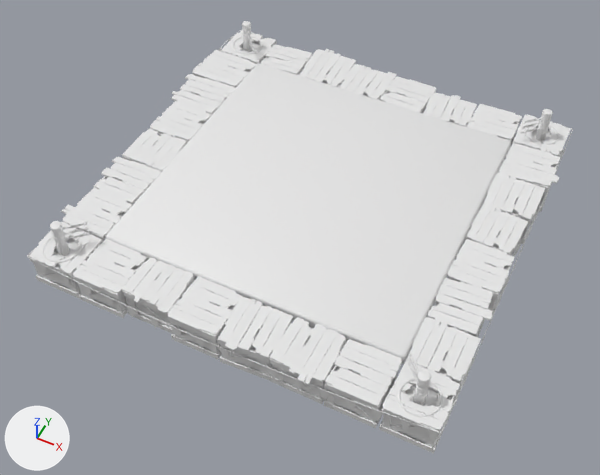
Renders of the FBX model Assets/Devs/Meshes/Environment/ring.fbx from each side of a commit.
Before and after are seen from a 50 mm lens placed at (3.32, -7.16, 8.32), pointed at (0.0, -0.52, 0.02). Arrows for +X, +Y and +Z are at lower left; the lights stay in place. Where no turn or scale is listed for an object, it has been applied to the vertices.
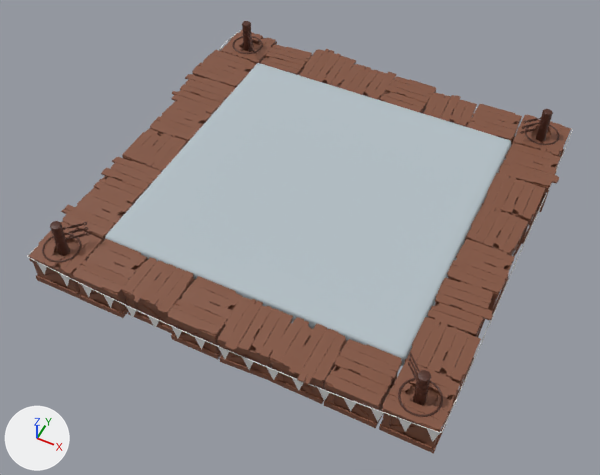
Commit message: replace ring for high res version

Location of each change, (x1, y1, x2, y2) in pixels of the pictures (600 x 475 px):
'box_low.004', recoloured (white to brown): (28, 30, 571, 454) in both
'corner_low', recoloured (grey to brown): (42, 21, 560, 417) in both
part 1 of me_cube, built on: before (141, 146, 511, 359); after (106, 63, 511, 359)
part 2 of me_cube, recoloured: (105, 63, 511, 364) in both

Edits to the bpy script that builds the scene:
```text
Add img_woodbox_n_png:
    img_woodbox_n_png = load_image('woodbox_N.png', '../../Textures/Environment/Ring/woodbox_N.png', 512, 512, 'Non-Color')
Add mat_woodbox_01:
    mat_woodbox_01 = bpy.data.materials.new('woodbox_01')
    # colours: brown #82533e
    # uses the picture img_woodbox_n_png
Add mat_material:
    mat_material = principled_material('Material')
    mat_material.base_color = (0.458, 0.527, 0.567)  # light grey #b4c0c6
    mat_material.roughness = 1.0
Add mat_material_005:
    mat_material_005 = principled_material('Material.005')
    mat_material_005.base_color = (0.0768, 0.0214, 0.0108)  # brown #4e281b
Change me_cube:
    used by ob_cube_012; location = (0.0, 0.03, 0.37)
    remove me_cube.from_pydata(...)  # 40 vertices, 33 faces; spans x -2.01..2.05, y -2.04..2.01, z 0.01..0.16
    add me_cube.from_pydata(...)  # 1912 vertices, 1833 faces; spans x -2.01..2.05, y -2.04..2.01, z -0.03..0.16
    me_cube part 1: 12 vertices moved from x -2.01..2.05, y -2.04..2.01, z 0.01 to x -2.01..2.05, y -2.04..2.01, z -0.03; 1872 vertices added at x -2.01..2.05, y -2.04..2.01, z -0.03..0.16
    me_cube part 2: 20 faces spanning x -2.01..2.05, y -2.04..2.01, z -0.03..0.16 switch from no material to mat_material (light grey #b4c0c6)
    me_cube part 3: the surface is now shaded flat
Change me_cylinder_009:
    where me_cylinder_009.from_pydata(...)  # 3920 vertices, 3632 faces; spans x -2624790.0..2624790.0, y -916465.0..-413351.0, z -2630095.0..2630095.0
    add me_cylinder_009.materials.append(mat_material_005)  # brown #4e281b
Change me_cube_036:
    where me_cube_036.from_pydata(...)  # 10640 vertices, 8750 faces; spans x -5.22..0.45, y -2.46..3.18, z -0.2..0.29
    add me_cube_036.materials.append(mat_woodbox_01)
```
